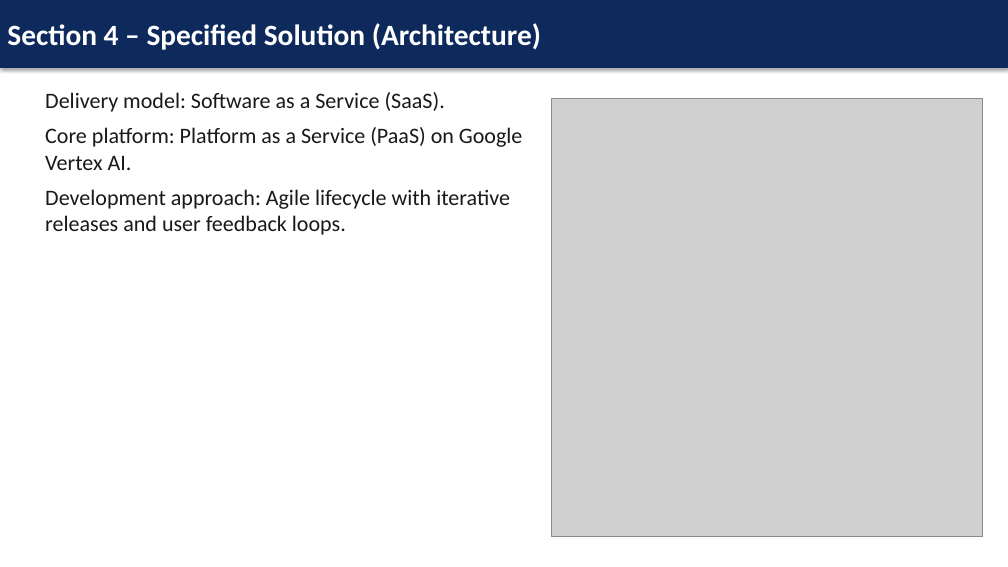
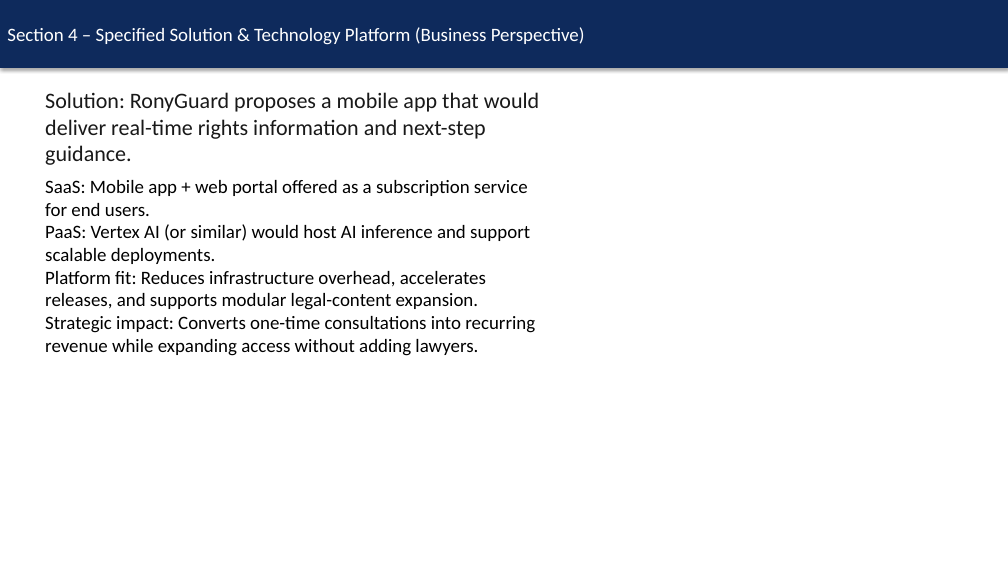
Before and after one commit to Ronykipkemboi/ai-legal-rights-assistant, a slide deck: slide 4 of Presentation.pptx. Drawn at 1008x567 pixels with LibreOffice and Linux fonts; fonts in the diff are those of the drawing; grey boxes stand for pictures. Boxes give left, top, right and bottom in pixels: in the first picture for what was removed or moved away, otherwise in the second. Text is boxed around its words. In the diff, an @@ line names an element or a change of style, - is before the commit and + after.

```diff
--- a/Presentation.pptx
+++ b/Presentation.pptx
@@ text in rectangle at [7, 27, 585, 45]: text changed; size 28 to 18 pt; bold off @@
-Section 4 – Specified Solution (Architecture)
+Section 4 – Specified Solution & Technology Platform (Business Perspective)
@@ text at [45, 92, 539, 356]: text changed; size 21 to 18 pt; text colour #191919 to #000000 @@
-Delivery model: Software as a Service (SaaS).
-Core platform: Platform as a Service (PaaS) on Google Vertex AI.
-Development approach: Agile lifecycle with iterative releases and user feedback loops.
+Solution: RonyGuard proposes a mobile app that would deliver real-time rights information and next-step guidance.
+SaaS: Mobile app + web portal offered as a subscription service for end users.
+PaaS: Vertex AI (or similar) would host AI inference and support scalable deployments.
+Platform fit: Reduces infrastructure overhead, accelerates releases, and supports modular legal-content expansion.
+Strategic impact: Converts one-time consultations into recurring revenue while expanding access without adding lawyers.
@@ picture removed at [552, 98, 983, 537] @@
```
Also in this commit, not shown: 5 other slides changed, 1 slide added, 1 slide removed.
